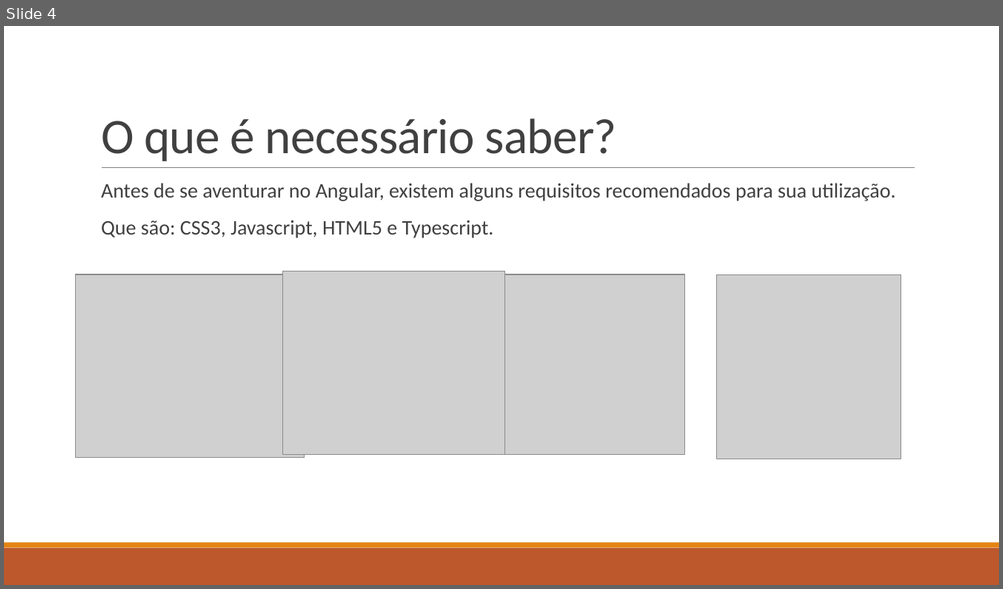
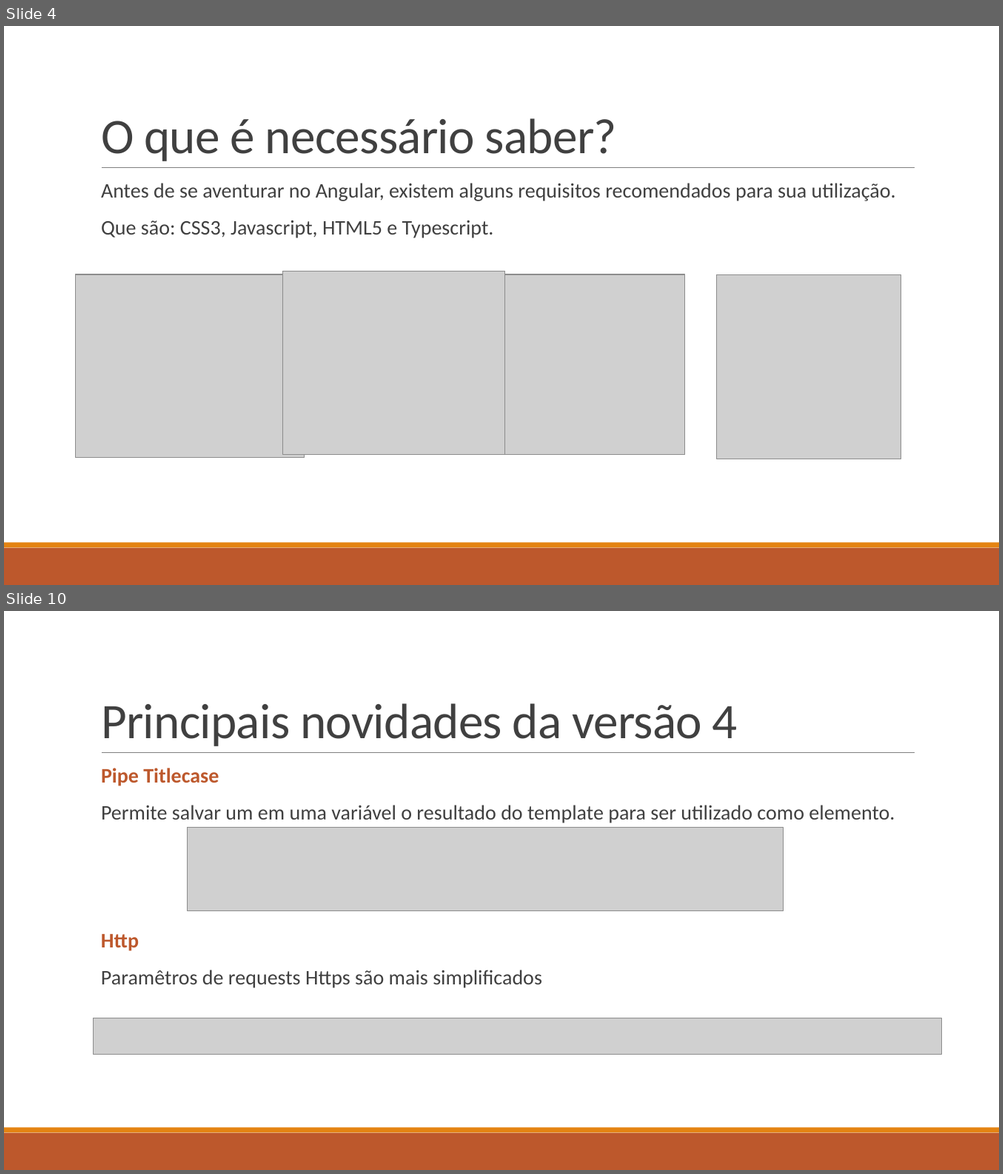
Before and after one commit to juninmd/Curso-Angular-4, a slide deck: Apresentação1.pptx. Shown one above the other, each under a label of ours: slide 4 before the commit, slides 4 and 10 after it; the slides between them are not shown. The pictures are 1003x589 and 1003x1174 pixels, drawn with LibreOffice and Linux fonts; fonts in the diff are those of the drawing; grey boxes stand for pictures. Boxes give left, top, right and bottom in pixels: in the first picture for what was removed or moved away, otherwise in the second. Text is boxed around its words. In the diff, an @@ line names an element or a change of style, - is before the commit and + after.

```diff
--- a/Apresentação1.pptx
+++ b/Apresentação1.pptx
@@ slide 10 added at <box>4,611,999,1170</box>, background #FFFFFF; not listed: 3 template elements that a slide beside it also shows @@
@@ title added at <box>101,703,737,746</box>, 48 pt, text #404040 @@
+Principais novidades da versão 4
@@ text added at <box>101,768,894,823</box>, 20 pt, text #404040 @@
+  Pipe Titlecase
+  Permite salvar um em uma variável o resultado do template para ser utilizado como elemento.
@@ picture added at <box>187,827,783,911</box> @@
@@ text added at <box>101,934,542,988</box>, 20 pt, text #404040 @@
+  Http
+  Paramêtros de requests Https são mais simplificados
@@ picture added at <box>94,1019,942,1055</box> @@
```
Also in this commit, not shown: 3 slides changed, 6 other slides added, 5 other files.
